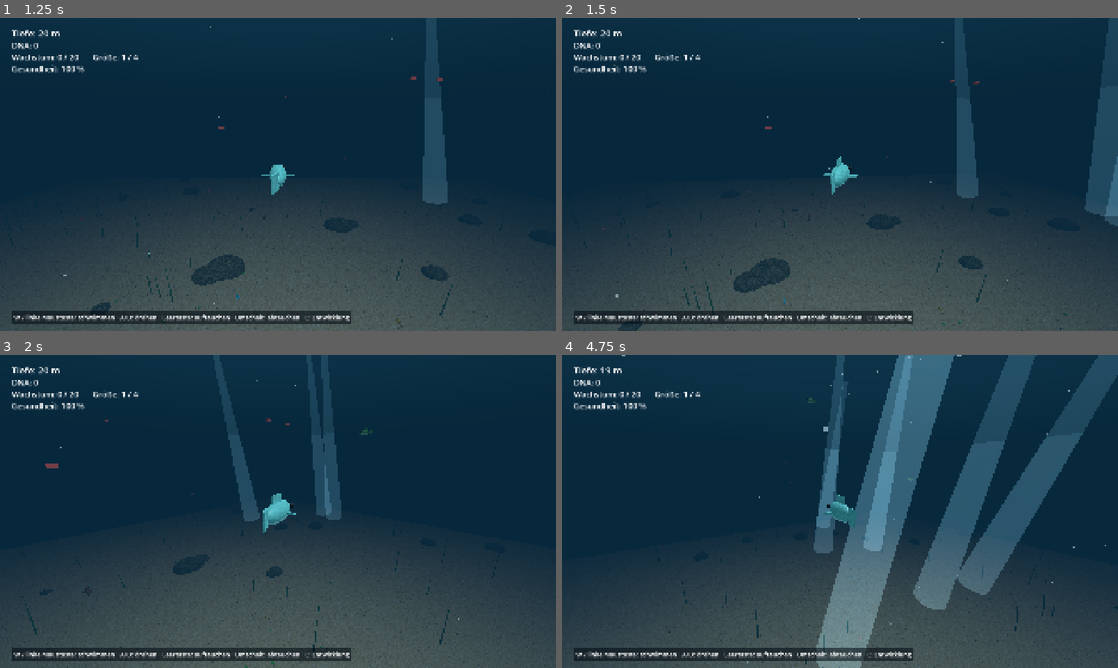
Above: before the commit, frames 1-4 (two rows, left to right).
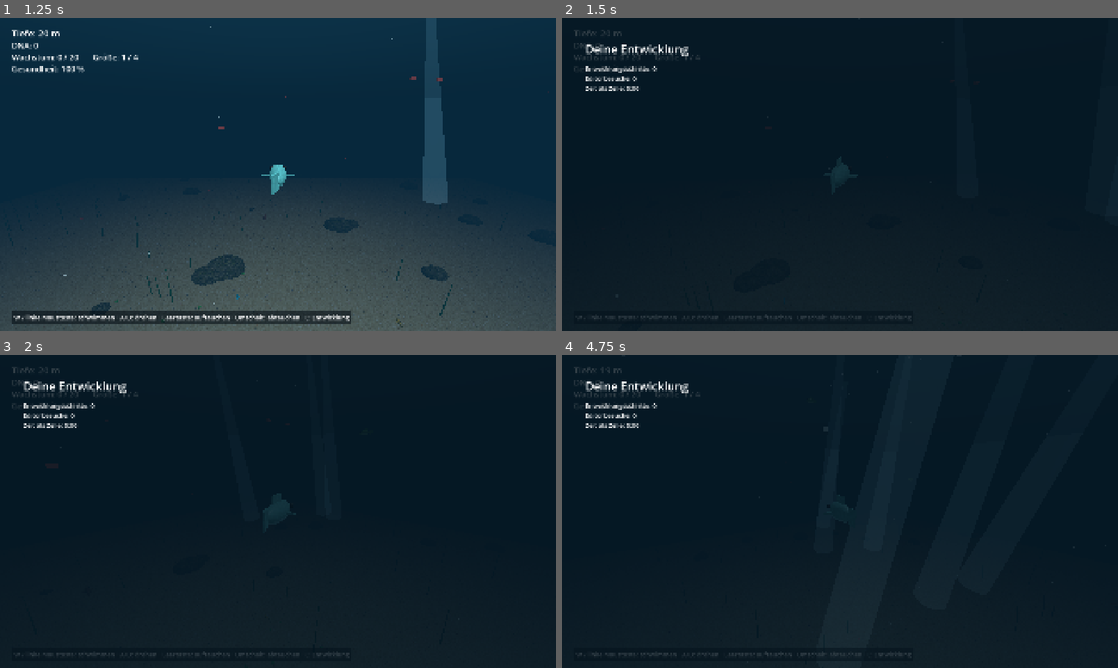
Above: after the commit, the same moments.

Repository: Mayo73/agenthub-backup
Game: Godot game, scene res://scenes/fish.tscn
Same seed, same stepped clock (60 frames per second), same inputs: the game is played once before the commit and once after it. This scene is started directly instead of the project's main scene.
Inputs (mouse positions are in pixels of both pictures, inside the frame that each line leads up to):
- Up to frame 1 (1.25 s): click "Losschwimmen" at 0.5 s
- Up to frame 2 (1.5 s): tap Enter at 1.25 s; move the mouse to (962, 158) at 1.27 s; hold D (rechts) from 1.28 s (still down); hold T (zeitstrahl) from 1.28 s (still down); click (962, 158) at 1.42 s
- Up to frame 3 (2 s): keep holding D (rechts); keep holding T (zeitstrahl)
- Up to frame 4 (4.75 s): release D (rechts) at 2 s; release T (zeitstrahl) at 2 s; drag from (728, 527) to (812, 574) at 2.02 s; move the mouse to (895, 442) at 2.77 s; hold D (rechts) 2.78-3.5 s; hold Space (auftauchen) 2.78-3.5 s; tap T (zeitstrahl) at 3.05, 4.55 s; drag from (812, 574) to (673, 464) at 3.52 s; move the mouse to (1006, 558) at 4.27 s; hold A (links) from 4.28 s (still down); hold W (hoch) from 4.28 s (still down)

Frame 1 is identical in both runs. In frame 2, 69% of the frame differs, in the area x 0-100%, y 0-100%; in frame 3, 67%; in frame 4, 74%.

Commit message:
T-0439: Zeitstrahl in der Fischphase weiterführen (Review: selbst umgesetzt)
Fischgrößen und Verbesserungen kommen mit Phase "fisch" in den Zeitstrahl, Taste T zeigt ihn,
er wird im Fischteil des Spielstands gespeichert und beim Fortsetzen geladen.

Co-Authored-By: Claude Opus 5.5 <noreply@anthropic.com>

Diff:
--- a/scripts/fish_main.gd
+++ b/scripts/fish_main.gd
@@ -44,6 +44,10 @@
 var fade_rect: ColorRect
 var fade_left := FADE_IN
 var settings := UserSettings.new()
+var timeline := EvolutionTimeline.new()
+var timeline_view: TimelineView
+## Spielzeit für den Zeitstrahl; läuft dort weiter, wo der geladene Zeitstrahl endet.
+var play_time := 0.0
 
 
 func _ready() -> void:
@@ -90,6 +94,12 @@
 		player.set_build(FishSave.apply(FishStart.pending_fish, progress))
 		player.set_size(progress.size())
 	save_path = FishStart.pending_save_path
+	if not FishStart.pending_timeline.is_empty():
+		timeline = EvolutionTimeline.from_dict(FishStart.pending_timeline)
+	elif not FishStart.pending_fish.is_empty():
+		timeline = FishSave.read_timeline(FishStart.pending_fish)
+	if timeline.size() > 0:
+		play_time = float(timeline.last().get("time", 0.0))
 	FishStart.clear()
 	apply_sight()
 
@@ -127,10 +137,39 @@
 	intro.name = "Intro"
 	add_child(intro)
 	intro.open(player.build)
+	setup_timeline_view()
 
 	camera.position = ChaseCamera.target_position(player.motion.position, player.motion.yaw, player.size)
 	camera.look_at(player.motion.position)
 	camera.current = true
+
+
+## Zeitstrahl auf eigener Ebene über dem Spiel, anfangs unsichtbar (Taste T).
+func setup_timeline_view() -> void:
+	var layer := CanvasLayer.new()
+	layer.name = "TimelineLayer"
+	layer.layer = 8
+	add_child(layer)
+	timeline_view = TimelineView.new()
+	timeline_view.name = "TimelineView"
+	timeline_view.use_fullscreen()
+	timeline_view.visible = false
+	layer.add_child(timeline_view)
+
+
+## Öffnet oder schließt den Zeitstrahl.
+func toggle_timeline() -> void:
+	if timeline_view.visible:
+		timeline_view.visible = false
+	else:
+		timeline_view.show_timeline(timeline)
+		timeline_view.show_stats(timeline.summary_lines())
+		timeline_view.visible = true
+
+
+## Neuer Eintrag im Zeitstrahl, Phase "fisch", mit Farbe und Ernährung des Fisches.
+func add_timeline(kind: String, label: String) -> void:
+	timeline.add(kind, label, player.build.diet, play_time, player.build.color, "fisch")
 
 
 ## Wasserblaue Fläche über dem ganzen Bildschirm; _process blendet sie aus.
@@ -210,6 +249,7 @@
 
 ## Kamera folgt weich und schaut auf den Fisch; die Schwebeteilchen bleiben bei der Kamera.
 func _process(delta: float) -> void:
+	play_time += delta
 	if fade_left > 0:
 		fade_left -= delta
 		var alpha := clampf(fade_left / FADE_IN, 0.0, 1.0)
@@ -237,6 +277,7 @@
 func eat_value(value: int) -> void:
 	if progress.eat(value):
 		player.set_size(progress.size())
+		add_timeline(EvolutionTimeline.FISH_SIZE, "Größe %d" % (progress.stage + 1))
 		if progress.is_final_stage():
 			hud.show_message(GROWN_MESSAGE, 6.0)
 		else:
@@ -264,6 +305,7 @@
 ## Nach einer Verbesserung: Aussehen und Fähigkeiten neu, Anzeige aktualisieren.
 func _on_upgraded(slot: String) -> void:
 	audio.play("verbessern")
+	add_timeline(EvolutionTimeline.UPGRADE, FishBuild.NAMES[slot])
 	player.set_build(player.build)
 	hud.show_progress(progress)
 	# Bei offenem Menü zeigt die Zeile selbst die neue Stufe; die Meldung schiene nur durch.
@@ -371,6 +413,8 @@
 func _unhandled_input(event: InputEvent) -> void:
 	if event.is_action_pressed("pause"):
 		toggle_pause()
+	elif event.is_action_pressed("zeitstrahl") and not paused:
+		toggle_timeline()
 
 
 ## Nach dem Tod taucht der Fisch an der Startstelle wieder auf: DNA, Größe und Ausbau bleiben.
@@ -396,7 +440,7 @@
 	if save_path == "":
 		return false
 	var data := SaveGame.read_file(save_path)
-	data[FishSave.KEY] = FishSave.to_dict(player.build, progress)
+	data[FishSave.KEY] = FishSave.to_dict(player.build, progress, timeline)
 	return SaveGame.write_file(save_path, data)
 
 
--- a/scripts/fish_save.gd
+++ b/scripts/fish_save.gd
@@ -5,8 +5,19 @@
 const KEY := "fish"
 
 
-static func to_dict(build: FishBuild, progress: FishProgress) -> Dictionary:
-	return {"build": build.to_dict(), "dna": progress.dna, "growth": progress.growth, "stage": progress.stage}
+static func to_dict(build: FishBuild, progress: FishProgress, timeline: EvolutionTimeline = null) -> Dictionary:
+	var d := {"build": build.to_dict(), "dna": progress.dna, "growth": progress.growth, "stage": progress.stage}
+	if timeline != null:
+		d["timeline"] = timeline.to_dict()
+	return d
+
+
+## Zeitstrahl aus dem Fischteil des Spielstands; leer, wenn keiner gespeichert ist.
+static func read_timeline(data: Dictionary) -> EvolutionTimeline:
+	var t: Variant = data.get("timeline")
+	if t is Dictionary:
+		return EvolutionTimeline.from_dict(t)
+	return EvolutionTimeline.new()
 
 
 ## Überträgt DNA, Wachstum und Größe auf progress und gibt den gespeicherten Ausbau zurück.
--- a/tests/test_fish_main.gd
+++ b/tests/test_fish_main.gd
@@ -682,3 +682,29 @@
 	check(alpha_nach_04 > 0.4 && alpha_nach_04 < 0.6, "nach _process(0.4) ist Alpha ca. 0.5 (ist %f)" % [alpha_nach_04])
 	fish._process(0.5)
 	check(not fish.fade_rect.visible, "fade_rect.visible ist falsch nach vollständiger Einblendung")
+
+
+func test_zeitstrahl_verbesserung() -> void:
+	fish.progress.dna = 50
+	fish.evolve.open(fish.player.build, fish.progress)
+	fish.evolve.buttons["schwanz"].pressed.emit()
+	check_eq(fish.timeline.last().get("kind", ""), EvolutionTimeline.UPGRADE, "letzter Eintrag ist eine Verbesserung")
+	check_eq(fish.timeline.last().get("phase", ""), "fisch", "Eintrag gehört zur Fischphase")
+
+
+func test_zeitstrahl_wachsen() -> void:
+	var before: int = fish.timeline.size()
+	for i in 200:
+		fish.eat_value(5)
+		if fish.progress.stage > 0:
+			break
+	check_eq(fish.timeline.size(), before + 1, "neue Fischgröße im Zeitstrahl")
+	check_eq(fish.timeline.last().get("kind", ""), EvolutionTimeline.FISH_SIZE, "Art Fischgröße")
+
+
+func test_zeitstrahl_taste() -> void:
+	check(not fish.timeline_view.visible, "Zeitstrahl anfangs verborgen")
+	fish.toggle_timeline()
+	check(fish.timeline_view.visible, "toggle_timeline zeigt den Zeitstrahl")
+	fish.toggle_timeline()
+	check(not fish.timeline_view.visible, "und verbirgt ihn wieder")
--- a/tests/test_fish_save.gd
+++ b/tests/test_fish_save.gd
@@ -38,3 +38,14 @@
 	check(FishSave.has_fish({"fish": {}}), "hat_fisch wahr bei Dictionary als fish-Wert")
 	check(not FishSave.has_fish({}), "hat_fisch falsch bei leerem Dictionary")
 	check(not FishSave.has_fish({"fish": 3}), "hat_fisch falsch bei Integer als fish-Wert")
+
+
+func test_zeitstrahl() -> void:
+	var t := EvolutionTimeline.new()
+	t.add(EvolutionTimeline.START, "Start", Diet.PFLANZENFRESSER, 0.0, Color.WHITE)
+	t.add(EvolutionTimeline.UPGRADE, "Kiefer", Diet.PFLANZENFRESSER, 42.0, Color.WHITE, "fisch")
+	var d := FishSave.to_dict(FishBuild.new(), FishProgress.new(), t)
+	var back := FishSave.read_timeline(JSON.parse_string(JSON.stringify(d)))
+	check_eq(back.size(), 2, "zwei Einträge gelesen")
+	check_eq(back.last().get("phase", ""), "fisch", "Phase bleibt erhalten")
+	check_eq(FishSave.read_timeline({}).size(), 0, "ohne Zeitstrahl leer")
